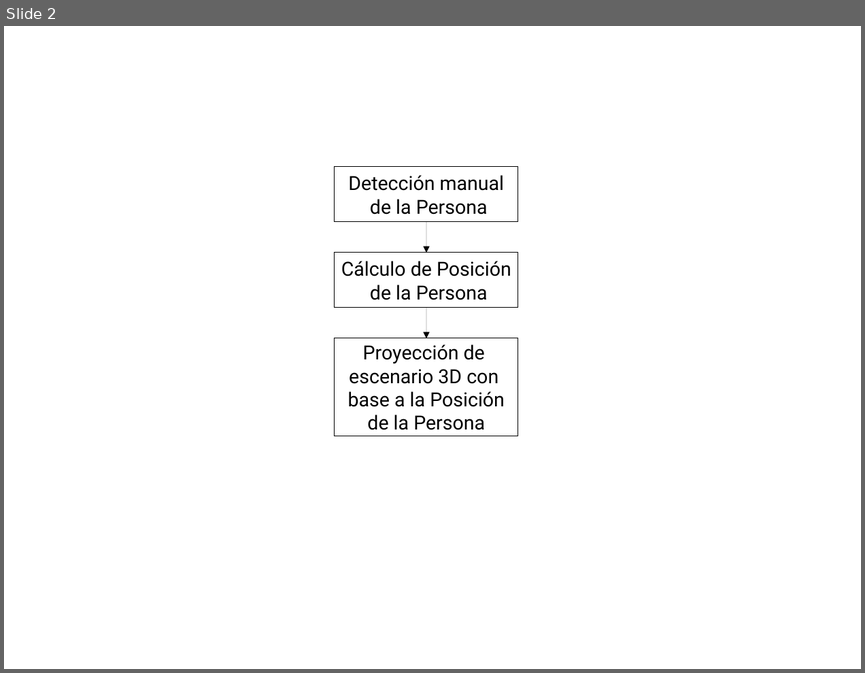
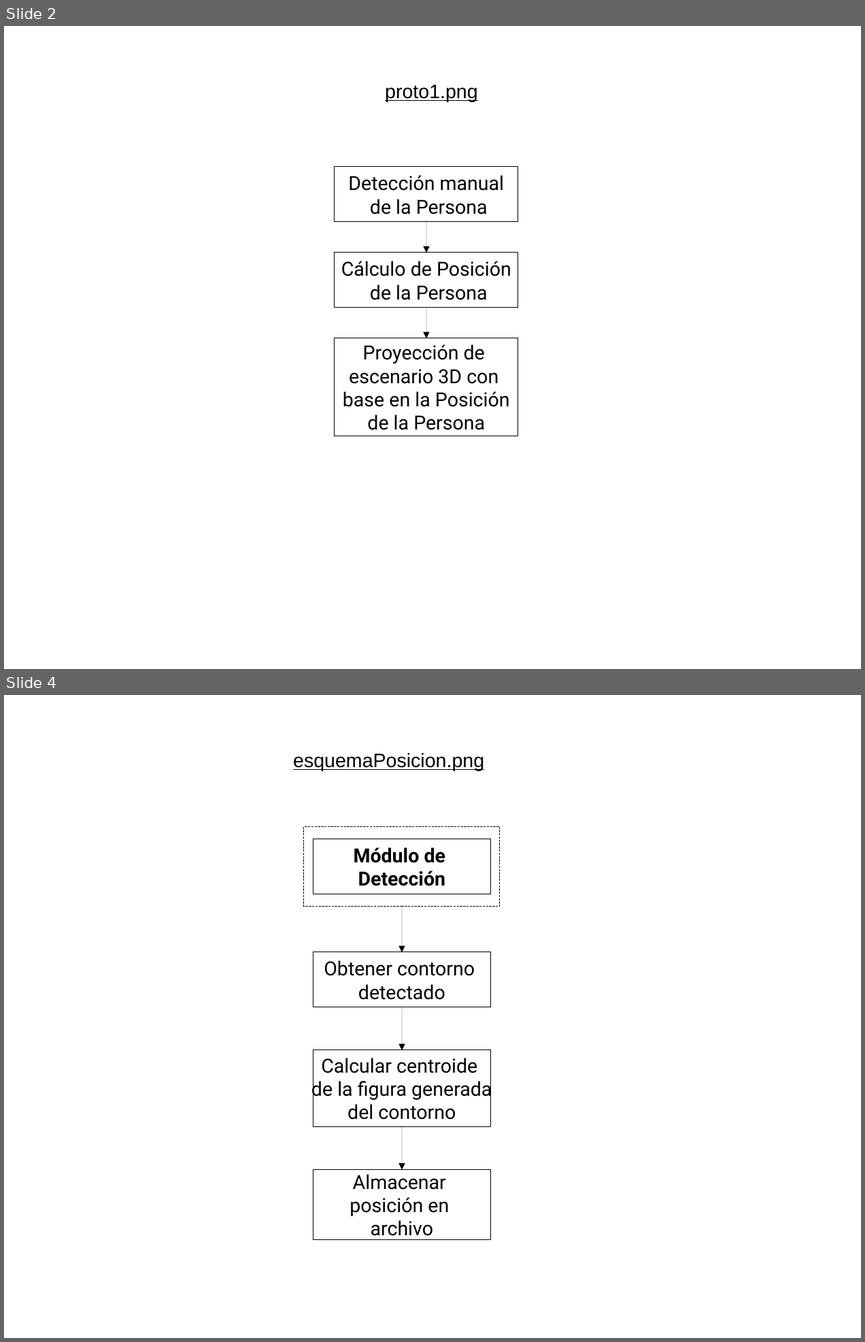
Before and after one commit to yadyguitar/Tesis, a slide deck: documentación/tesis/Diagramas.odp. Shown one above the other, each under a label of ours: slide 2 before the commit, slides 2 and 4 after it; the slides between them are not shown. The pictures are 865x673 and 865x1342 pixels, drawn with LibreOffice and Linux fonts; fonts in the diff are those of the drawing. Boxes give left, top, right and bottom in pixels: in the first picture for what was removed or moved away, otherwise in the second. Text is boxed around its words. In the diff, an @@ line names an element or a change of style, - is before the commit and + after.

```diff
--- a/documentación/tesis/Diagramas.odp
+++ b/documentación/tesis/Diagramas.odp
@@ slide 4 added at <box>4,695,861,1338</box>, background #FFFFFF @@
@@ text added at <box>293,753,484,770</box>, 18 pt, text #000000, underline @@
+esquemaPosicion.png
@@ rectangle added at <box>304,826,500,906</box>, outline #000000 0 pt @@
@@ rectangle added at <box>313,839,491,894</box>, fill #FFFFFF, outline #000000 0 pt, 18 pt, text #000000, bold @@
+Módulo de
+Detección
@@ arrow added from (402, 906) to (402, 952), #000000 0 pt @@
@@ rectangle added at <box>313,952,491,1008</box>, fill #FFFFFF, outline #000000 0 pt, 18 pt, text #000000 @@
+Obtener contorno
+detectado
@@ arrow added from (402, 1008) to (402, 1051), #000000 0 pt @@
@@ rectangle added at <box>313,1051,491,1127</box>, fill #FFFFFF, outline #000000 0 pt, 18 pt, text #000000 @@
+Calcular centroide
+de la figura generada
+del contorno
@@ arrow added from (402, 1127) to (402, 1169), #000000 0 pt @@
@@ rectangle added at <box>313,1169,491,1240</box>, fill #FFFFFF, outline #000000 0 pt, 18 pt, text #000000 @@
+Almacenar
+posición en
+archivo
@@ slide 2 changed as well @@
@@ text added at <box>385,84,478,101</box>, 18 pt, text #000000, underline @@
+proto1.png
@@ text in rectangle at <box>343,391,510,407</box>: text changed @@
-base a la Posición
+base en la Posición
```
Also in this commit, not shown: 1 other slide changed, 4 other slides added, 1 slide removed, 11 other files.
